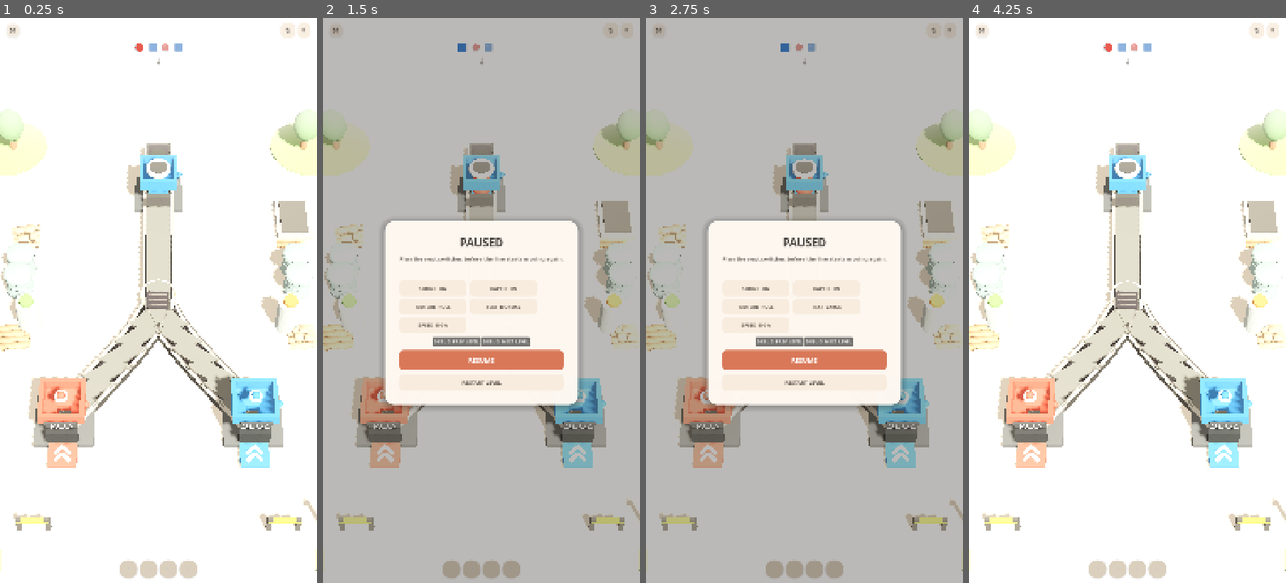
Above: before the commit, frames 1-4 (left to right).
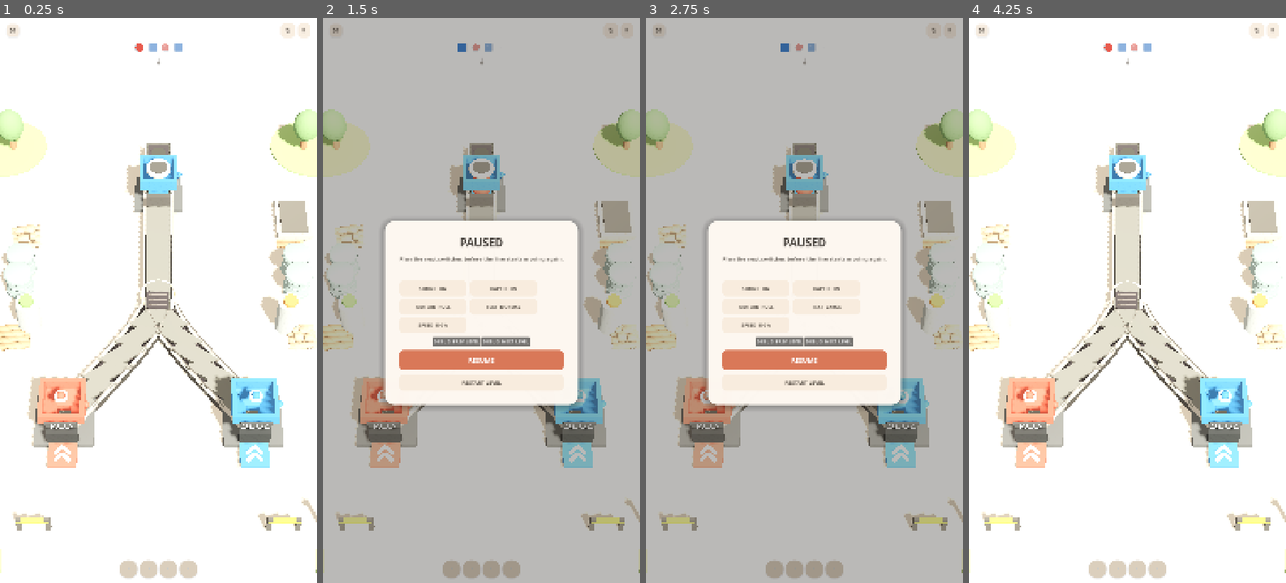
Above: after the commit, the same moments.

Repository: mocchaust64/rail_game
Game: Godot game, scene res://app/main.tscn
The game is run twice, just before and just after one commit, with the same random seed, the same clock (stepped at 60 frames per second) and the same inputs.
Inputs:
- Up to frame 1 (0.25 s): no input
- Up to frame 2 (1.5 s): click "↻" at 0.5 s; click "Ⅱ" at 1.25 s
- Up to frame 3 (2.75 s): click "TEXT NORMAL" at 2 s
- Up to frame 4 (4.25 s): click "RESTART LEVEL" at 2.75 s; click "↻" at 3.5 s

The runs differ from the first frame. In frame 1, 0.8% of the frame differs, in the area x 0-100%, y 16-99%; in frame 2, 0.4%; in frame 3, 0.4%; in frame 4, 0.8%.

Commit message:
art: make the play surface full bleed

Diff:
--- a/game/level_builder.gd
+++ b/game/level_builder.gd
@@ -50,7 +50,8 @@
         (rig_parent as SceneRig).frame_positions(positions)
 
     var item_pool := ItemPool.new(world, pool_size)
-    VisualFactory.create_floor(world, occupied)
+    var floor_root := VisualFactory.create_floor(world, occupied)
+    _make_floor_full_bleed(floor_root)
     var buffer_chute := VisualFactory.create_buffer_chute(world)
 
     _draw_tracks(nodes_by_id, positions, world)
@@ -91,6 +92,20 @@
     }
 
 
+static func _make_floor_full_bleed(floor_root: Node3D) -> void:
+    # VisualFactory keeps the old floor structure because older checks depend on
+    # its decor group. Hide only the lighter inset and enlarge the warm ground,
+    # removing the obvious rectangular "board on a background" read.
+    if floor_root.get_child_count() > 0:
+        var ground := floor_root.get_child(0) as MeshInstance3D
+        if ground != null and ground.mesh is BoxMesh:
+            (ground.mesh as BoxMesh).size = Vector3(16.0, 0.22, 22.0)
+    if floor_root.get_child_count() > 1:
+        var inset := floor_root.get_child(1) as Node3D
+        if inset != null:
+            inset.visible = false
+
+
 static func _draw_tracks(nodes_by_id: Dictionary, positions: Dictionary, world: Node3D) -> void:
     var drawn: Dictionary = {}
     for raw_id in nodes_by_id:
@@ -109,9 +124,6 @@
             var finish: Vector3 = positions[target]
             var points := TrackGeometry.path_for(id, target, start, finish)
 
-            # The common incoming rail reaches the switch centre. Only the two
-            # outgoing branches start after a short gap; the rotating rail arm
-            # inside JunctionActor fills that gap for the selected route.
             var start_trim := JUNCTION_VISUAL_GAP if String(node.get("type", "normal")) == "junction" else 0.0
             TrackVisuals.create_path(world, points, start_trim, 0.0)
             drawn[key] = true
